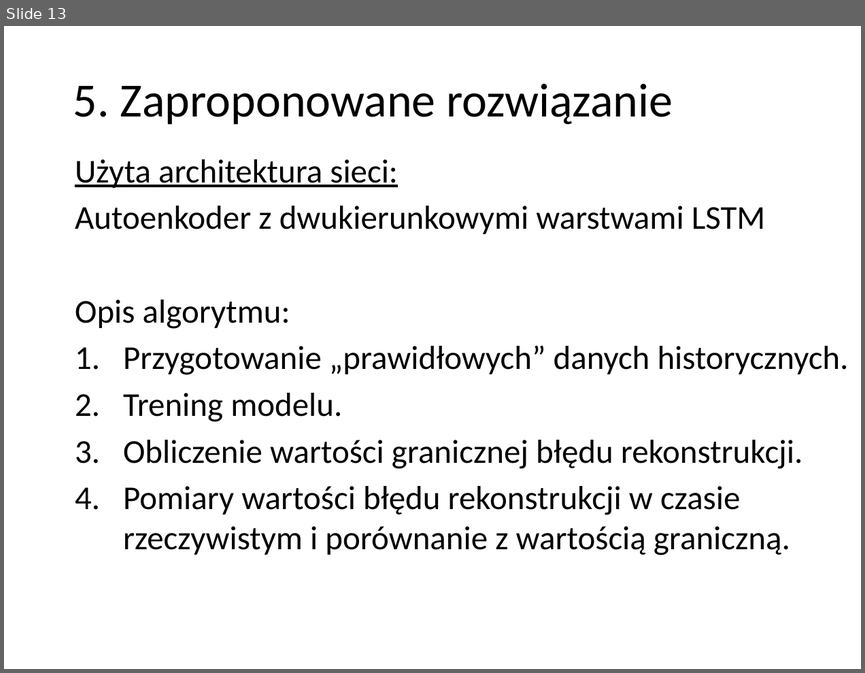
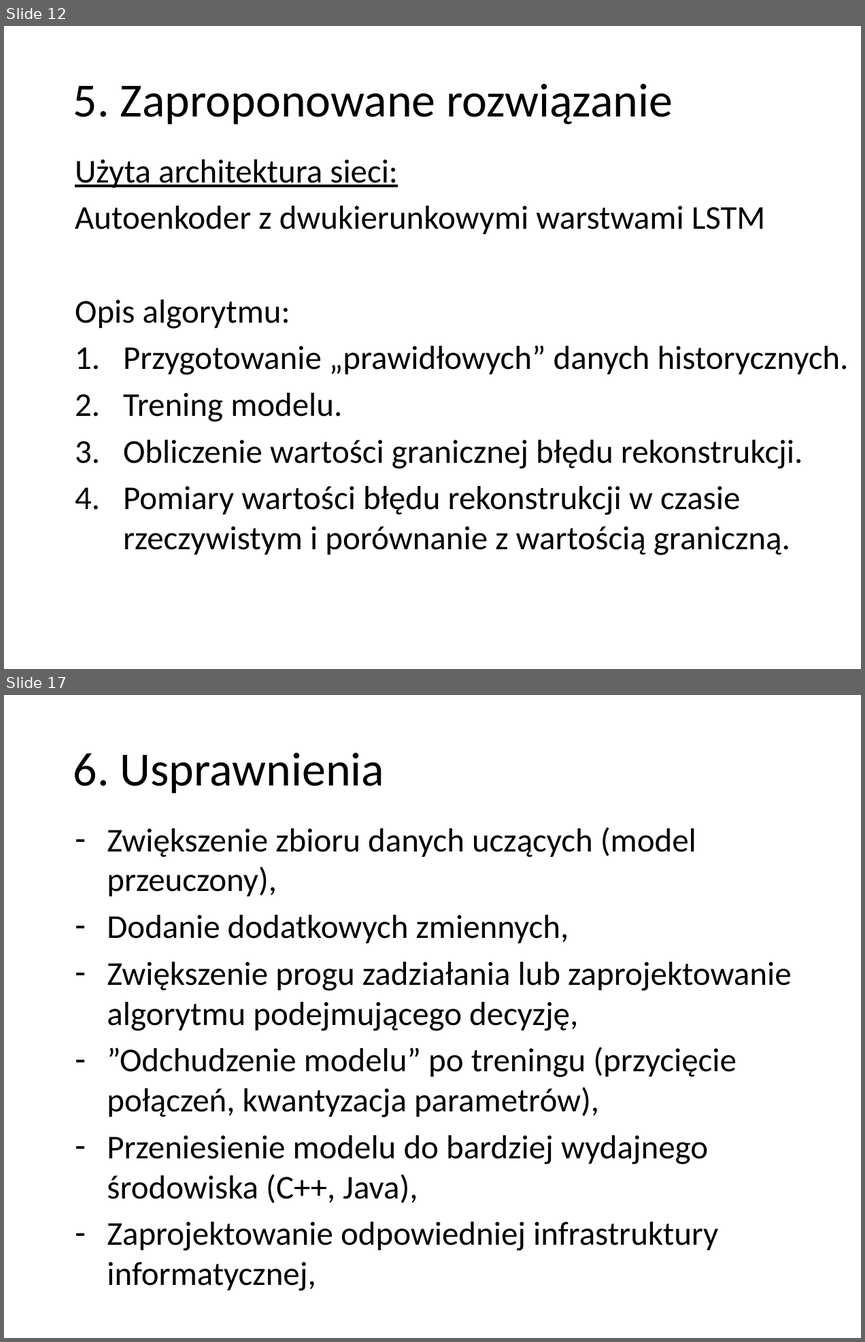
Before and after one commit to r-zareba/praca_inzynierska, a slide deck: 238657_prezentacja.pptx. Shown one above the other, each under a label of ours: slide 13 before the commit, slides 12 and 17 after it; the slides between them are not shown. The pictures are 865x673 and 865x1342 pixels, drawn with LibreOffice and Linux fonts; fonts in the diff are those of the drawing; background and template pictures are left out. Boxes give left, top, right and bottom in pixels: in the first picture for what was removed or moved away, otherwise in the second. Text is boxed around its words. In the diff, an @@ line names an element or a change of style, - is before the commit and + after.

```diff
--- a/238657_prezentacja.pptx
+++ b/238657_prezentacja.pptx
@@ slide 17 added at (4, 695, 861, 1338), background picture (left out); not listed: 1 template element that a slide beside it also shows @@
@@ text added at (73, 753, 385, 794), 40 pt, text #000000 @@
+6. Usprawnienia
@@ text added at (107, 827, 791, 1291), 28 pt, text #000000 @@
+– Zwiększenie zbioru danych uczących (model przeuczony),
+– Dodanie dodatkowych zmiennych,
+– Zwiększenie progu zadziałania lub zaprojektowanie algorytmu podejmującego decyzję,
+– ”Odchudzenie modelu” po treningu (przycięcie połączeń, kwantyzacja parametrów),
+– Przeniesienie modelu do bardziej wydajnego środowiska (C++, Java),
+– Zaprojektowanie odpowiedniej infrastruktury informatycznej,
@@ what was slide 13 is now slide 12 @@
```
Also in this commit, not shown: 7 slides changed, 2 other slides added, 4 slides removed, 1 other file.
